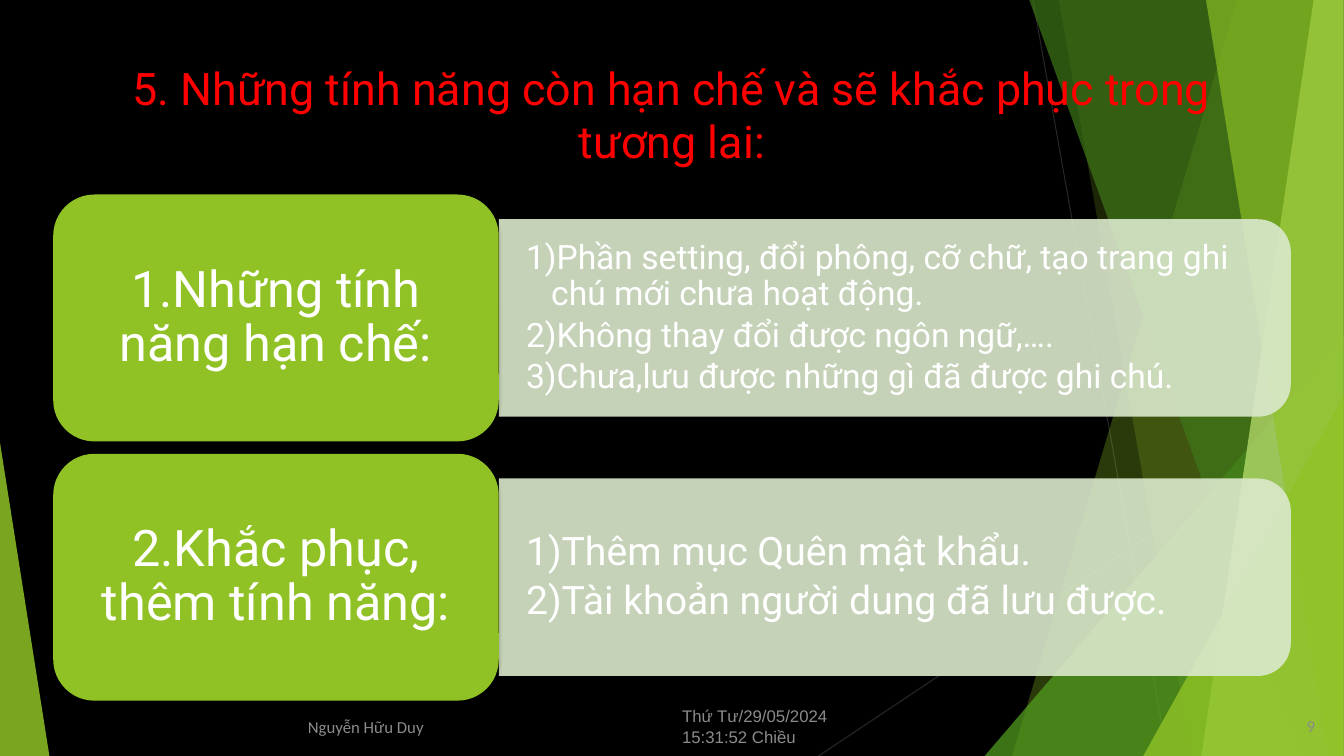
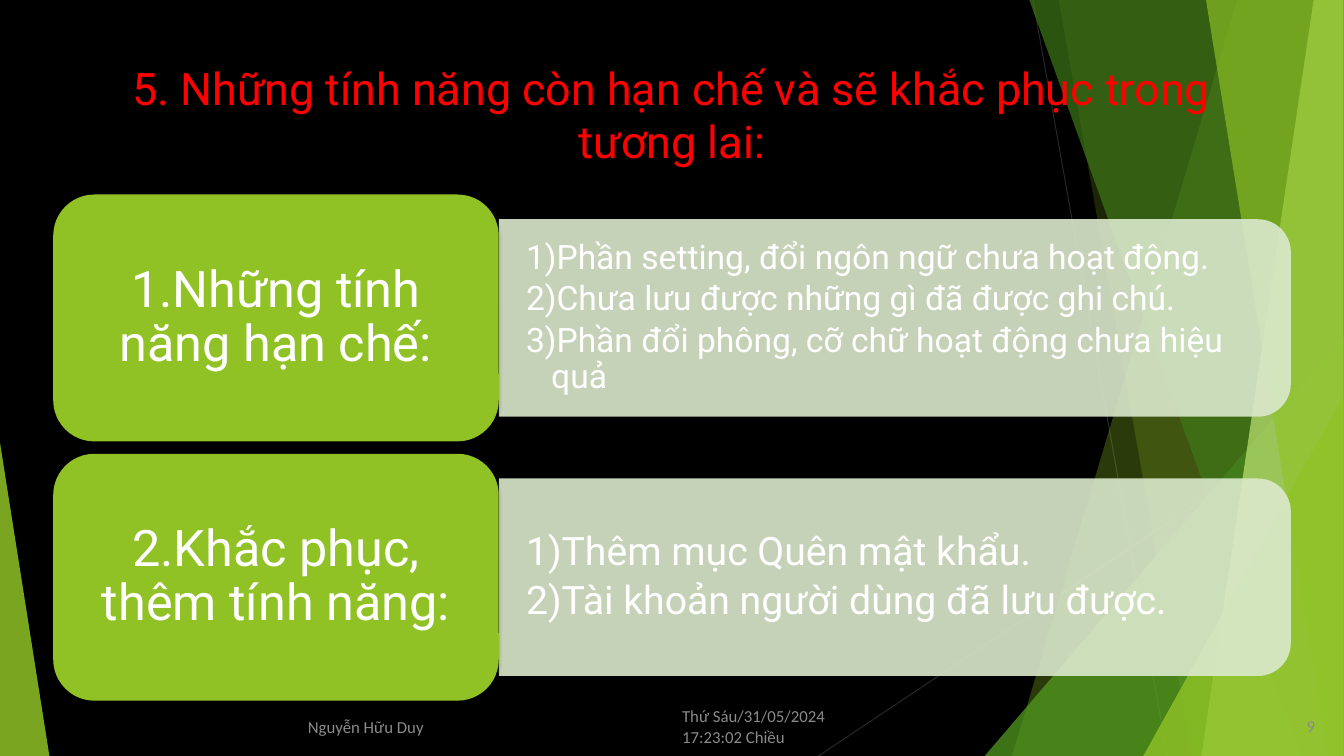
Before and after one commit to GreenSystemDuy08/TL-C4K-PTI01, a slide deck: slide 9 of PTI/SPCK/Thuyết trình.pptx. Drawn at 1344x756 pixels with LibreOffice and Linux fonts; fonts in the diff are those of the drawing. Boxes give left, top, right and bottom in pixels: in the first picture for what was removed or moved away, otherwise in the second. Text is boxed around its words. In the diff, an @@ line names an element or a change of style, - is before the commit and + after.

```diff
--- a/PTI/SPCK/Thuyết trình.pptx
+++ b/PTI/SPCK/Thuyết trình.pptx
@@ text at bbox=[526, 241, 1223, 395]: text changed @@
-  1) Phần setting, đổi phông, cỡ chữ, tạo trang ghi chú mới chưa hoạt động.
-  2) Không thay đổi được ngôn ngữ,….
-  3) Chưa,lưu được những gì đã được ghi chú.
+  1) Phần setting, đổi ngôn ngữ chưa hoạt động.
+  2) Chưa lưu được những gì đã được ghi chú.
+  3) Phần đổi phông, cỡ chữ hoạt động chưa hiệu quả
@@ text at bbox=[526, 582, 1167, 623]: text changed @@
-  2) Tài khoản người dung đã lưu được.
+  2) Tài khoản người dùng đã lưu được.
@@ text at bbox=[682, 710, 825, 743]: text changed; font Arial to Calibri @@
-Thứ Tư/29/05/2024 15:31:52 Chiều
+Thứ Sáu/31/05/2024 17:23:02 Chiều
```
Also in this commit, not shown: 10 other slides changed, 9 other files.
